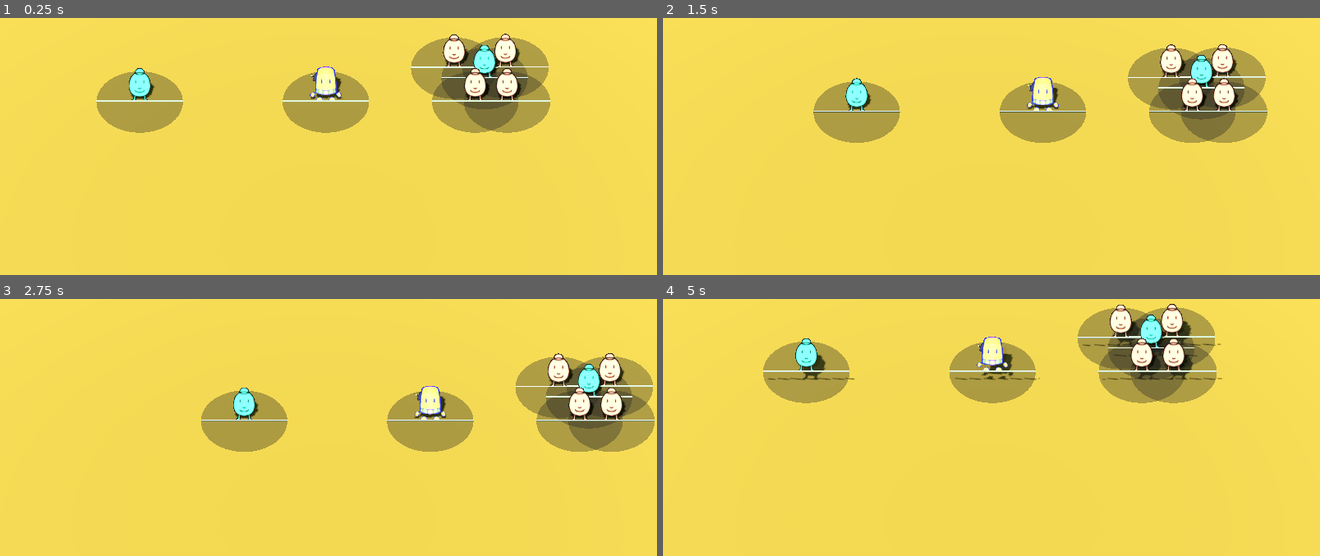
Above: before the commit, frames 1-4 (two rows, left to right).
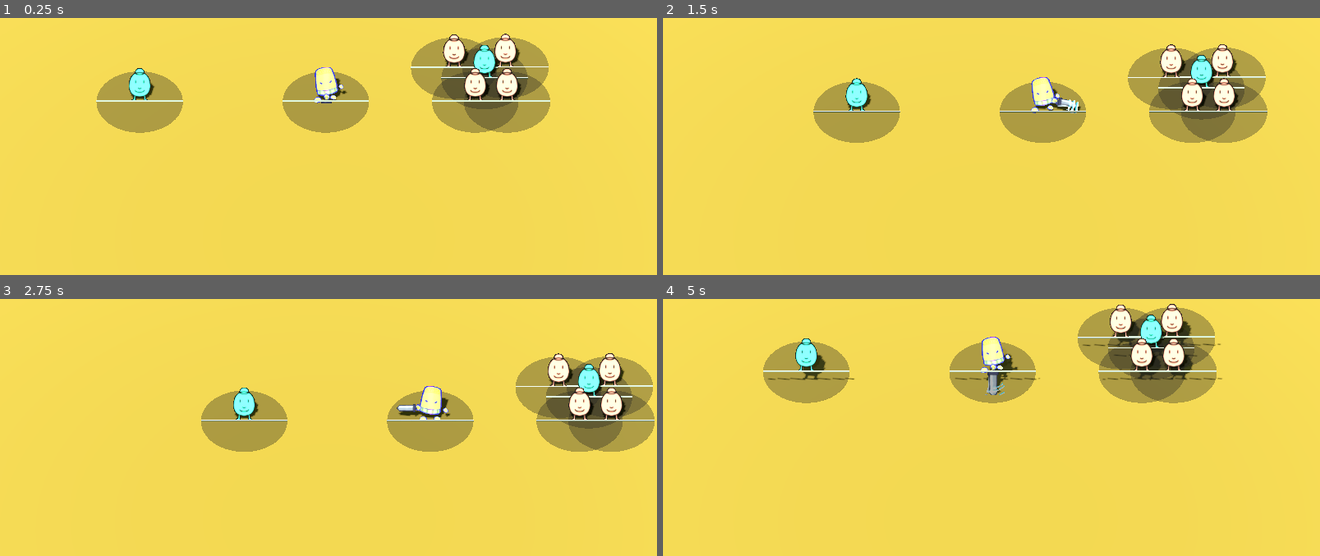
Above: after the commit, the same moments.

Repository: Rachel-Sherrick/TowerDefense
Game: Godot game, scene res://main.tscn
The game is run twice, just before and just after one commit, with the same random seed, the same clock (stepped at 60 frames per second) and the same inputs.
Inputs (mouse positions are in pixels of both pictures, inside the frame that each line leads up to):
- Up to frame 1 (0.25 s): no input
- Up to frame 2 (1.5 s): tap Enter (ui_accept) at 0.5, 0.77 s; move the mouse to (1136, 84) at 0.52 s; hold Right (ui_right) 0.53-1.28 s; click (1136, 84) at 0.67 s; move the mouse to (860, 118) at 1.27 s; hold Down (ui_down) from 1.28 s (still down)
- Up to frame 3 (2.75 s): tap Enter (ui_accept) at 1.52 s; move the mouse to (394, 306) at 2.02 s; release Down (ui_down) at 2.03 s; hold Right (ui_right) from 2.03 s (still down)
- Up to frame 4 (5 s): move the mouse to (958, 453) at 2.77 s; release Right (ui_right) at 2.78 s; hold Up (ui_up) 2.78-3.53 s; click (958, 453) at 2.92 s; tap Enter (ui_accept) at 3.02, 3.77, 4.52 s; move the mouse to (1188, 435) at 3.52 s; hold Left (ui_left) from 3.53 s (still down); move the mouse to (794, 332) at 4.27 s

The runs differ from the first frame. In frame 1, 0.3% of the frame differs, in the area x 47-53%, y 18-34%; in frame 2, 0.4%; in frame 3, 0.4%; in frame 4, 0.5%, in the area x 47-54%, y 14-38%.

Commit message:
got animation finished :)

Diff:
--- /dev/null
+++ b/towers/animated_sprite_3d.gd
@@ -0,0 +1,22 @@
+extends AnimatedSprite3D
+
+
+# Called when the node enters the scene tree for the first time.
+func _ready() -> void:
+	play("swing_south")
+	animation_position_fix()
+
+# Called every frame. 'delta' is the elapsed time since the previous frame.
+func _process(delta: float) -> void:
+	pass
+
+func _on_animation_changed() -> void:
+	animation_position_fix()
+
+func animation_position_fix() -> bool:
+	if animation == "swing_south":
+		position = Vector3(0.0, 0.4, -0.3)
+		return true
+	else:
+		position = Vector3(0.0, 0.8, -0.9)
+		return false
--- a/towers/warrior.tscn
+++ b/towers/warrior.tscn
@@ -4,10 +4,36 @@
 [ext_resource type="Script" uid="uid://cwgafh5f6iy56" path="res://towers/warrior.gd" id="2_ctqbo"]
 [ext_resource type="Texture2D" uid="uid://nj37xla1vxmg" path="res://sprites/testbert.png" id="3_ctqbo"]
 [ext_resource type="Texture2D" uid="uid://buh8w0f7d6bqm" path="res://sprites/towers/thimble/testthim.png" id="4_43db8"]
+[ext_resource type="Texture2D" uid="uid://dmeorux4oi8po" path="res://sprites/towers/thimble/swing_south/frame0000.png" id="5_e5ufa"]
+[ext_resource type="Texture2D" uid="uid://b8ohjq5ahfr47" path="res://sprites/towers/thimble/swing_south/frame0001.png" id="6_3wso4"]
+[ext_resource type="Texture2D" uid="uid://c5y1g88hbq64d" path="res://sprites/towers/thimble/swing_south/frame0002.png" id="7_4wr01"]
+[ext_resource type="Texture2D" uid="uid://daujhu1bwgu2i" path="res://sprites/towers/thimble/swing_south/frame0003.png" id="8_6csb2"]
+[ext_resource type="Texture2D" uid="uid://dyj2mnmswvdex" path="res://sprites/towers/thimble/swing_south/frame0004.png" id="9_3a2cj"]
+[ext_resource type="Texture2D" uid="uid://dqequxloblccf" path="res://sprites/towers/thimble/swing_south/frame0005.png" id="10_ce4m4"]
+[ext_resource type="Texture2D" uid="uid://fwfhb0c5nrws" path="res://sprites/towers/thimble/swing_south/frame0006.png" id="11_dwig4"]
+[ext_resource type="Texture2D" uid="uid://bxba3srxg42y1" path="res://sprites/towers/thimble/swing_south/frame0007.png" id="12_ljagw"]
+[ext_resource type="Texture2D" uid="uid://bdv1r4jy43j0k" path="res://sprites/towers/thimble/swing_south/frame0008.png" id="13_c4xwt"]
+[ext_resource type="Texture2D" uid="uid://b5wew8imms5dh" path="res://sprites/towers/thimble/swing_south/frame0009.png" id="14_a8qjh"]
+[ext_resource type="Texture2D" uid="uid://vnahs73x1qm0" path="res://sprites/towers/thimble/swing_south/frame0010.png" id="15_pudqc"]
+[ext_resource type="Texture2D" uid="uid://dxdll5iatv27o" path="res://sprites/towers/thimble/swing_south/frame0011.png" id="16_kd3x3"]
+[ext_resource type="Texture2D" uid="uid://dbdvyio0aapil" path="res://sprites/towers/thimble/swing_south/frame0012.png" id="17_h8fil"]
+[ext_resource type="Texture2D" uid="uid://bq8tea1r1l8fp" path="res://sprites/towers/thimble/swing_south/frame0013.png" id="18_h2evf"]
+[ext_resource type="Texture2D" uid="uid://8r2yijtygyi6" path="res://sprites/towers/thimble/swing_south/frame0014.png" id="19_g7w3e"]
+[ext_resource type="Texture2D" uid="uid://dbt1ugtpbqe0l" path="res://sprites/towers/thimble/swing_south/frame0015.png" id="20_buox4"]
+[ext_resource type="Texture2D" uid="uid://q1yqabx4didy" path="res://sprites/towers/thimble/swing_south/frame0016.png" id="21_w8ig0"]
+[ext_resource type="Texture2D" uid="uid://dkfmfyxr3s4y7" path="res://sprites/towers/thimble/swing_south/frame0017.png" id="22_rlcom"]
+[ext_resource type="Texture2D" uid="uid://tvdh0vb6ak1l" path="res://sprites/towers/thimble/swing_south/frame0018.png" id="23_3c305"]
+[ext_resource type="Texture2D" uid="uid://5m5c3lcbvvm8" path="res://sprites/towers/thimble/swing_south/frame0019.png" id="24_2il7x"]
+[ext_resource type="Texture2D" uid="uid://cdj44pc3fbv3g" path="res://sprites/towers/thimble/swing_south/frame0020.png" id="25_66nyw"]
+[ext_resource type="Texture2D" uid="uid://btqc1tx1mbhu3" path="res://sprites/towers/thimble/swing_south/frame0021.png" id="26_qdvcy"]
+[ext_resource type="Texture2D" uid="uid://10to7moy0o4h" path="res://sprites/towers/thimble/swing_south/frame0022.png" id="27_62ov2"]
+[ext_resource type="Texture2D" uid="uid://dal2w63asbfwq" path="res://sprites/towers/thimble/swing_south/frame0023.png" id="28_fjmhf"]
+[ext_resource type="Texture2D" uid="uid://tul75m0rd82c" path="res://sprites/towers/thimble/swing_south/frame0024.png" id="29_f0jnt"]
+[ext_resource type="Script" uid="uid://ca4ncmybk3c3v" path="res://towers/animated_sprite_3d.gd" id="30_3wso4"]
 
 [sub_resource type="CapsuleShape3D" id="CapsuleShape3D_k1sas"]
 
-[sub_resource type="SpriteFrames" id="SpriteFrames_43db8"]
+[sub_resource type="SpriteFrames" id="SpriteFrames_rh0km"]
 resource_local_to_scene = true
 animations = [{
 "frames": [{
@@ -23,8 +49,88 @@
 "texture": ExtResource("4_43db8")
 }],
 "loop": true,
-"name": &"idle_thimble",
+"name": &"idle",
 "speed": 5.0
+}, {
+"frames": [{
+"duration": 1.0,
+"texture": ExtResource("5_e5ufa")
+}, {
+"duration": 1.0,
+"texture": ExtResource("6_3wso4")
+}, {
+"duration": 1.0,
+"texture": ExtResource("7_4wr01")
+}, {
+"duration": 1.0,
+"texture": ExtResource("8_6csb2")
+}, {
+"duration": 1.0,
+"texture": ExtResource("9_3a2cj")
+}, {
+"duration": 1.0,
+"texture": ExtResource("10_ce4m4")
+}, {
+"duration": 1.0,
+"texture": ExtResource("11_dwig4")
+}, {
+"duration": 1.0,
+"texture": ExtResource("12_ljagw")
+}, {
+"duration": 1.0,
+"texture": ExtResource("13_c4xwt")
+}, {
+"duration": 1.0,
+"texture": ExtResource("14_a8qjh")
+}, {
+"duration": 1.0,
+"texture": ExtResource("15_pudqc")
+}, {
+"duration": 1.0,
+"texture": ExtResource("16_kd3x3")
+}, {
+"duration": 1.0,
+"texture": ExtResource("17_h8fil")
+}, {
+"duration": 1.0,
+"texture": ExtResource("18_h2evf")
+}, {
+"duration": 1.0,
+"texture": ExtResource("19_g7w3e")
+}, {
+"duration": 1.0,
+"texture": ExtResource("20_buox4")
+}, {
+"duration": 1.0,
+"texture": ExtResource("21_w8ig0")
+}, {
+"duration": 1.0,
+"texture": ExtResource("22_rlcom")
+}, {
+"duration": 1.0,
+"texture": ExtResource("23_3c305")
+}, {
+"duration": 1.0,
+"texture": ExtResource("24_2il7x")
+}, {
+"duration": 1.0,
+"texture": ExtResource("25_66nyw")
+}, {
+"duration": 1.0,
+"texture": ExtResource("26_qdvcy")
+}, {
+"duration": 1.0,
+"texture": ExtResource("27_62ov2")
+}, {
+"duration": 1.0,
+"texture": ExtResource("28_fjmhf")
+}, {
+"duration": 1.0,
+"texture": ExtResource("29_f0jnt")
+}],
+"loop": true,
+"name": &"swing_south",
+"speed": 48.0
 }]
 
 [node name="Warrior" unique_id=254305490 instance=ExtResource("1_yvydg")]
@@ -38,6 +144,9 @@
 
 [node name="AnimatedSprite3D" parent="." index="3" unique_id=1996147602]
 modulate = Color(1, 1, 1, 1)
-sprite_frames = SubResource("SpriteFrames_43db8")
-animation = &"idle_thimble"
-frame_progress = 0.0
+sprite_frames = SubResource("SpriteFrames_rh0km")
+animation = &"swing_south"
+frame_progress = 0.8791149
+script = ExtResource("30_3wso4")
+
+[connection signal="animation_changed" from="AnimatedSprite3D" to="AnimatedSprite3D" method="_on_animation_changed"]
Binary file added: sprites/towers/thimble/swing_south/frame0000.png
Not shown, added: sprites/towers/thimble/swing_south/frame0000.png.import
Binary file added: sprites/towers/thimble/swing_south/frame0001.png
Not shown, added: sprites/towers/thimble/swing_south/frame0001.png.import
Binary file added: sprites/towers/thimble/swing_south/frame0002.png
Not shown, added: sprites/towers/thimble/swing_south/frame0002.png.import
Binary file added: sprites/towers/thimble/swing_south/frame0003.png
Not shown, added: sprites/towers/thimble/swing_south/frame0003.png.import
Binary file added: sprites/towers/thimble/swing_south/frame0004.png
Not shown, added: sprites/towers/thimble/swing_south/frame0004.png.import
Binary file added: sprites/towers/thimble/swing_south/frame0005.png
Not shown, added: sprites/towers/thimble/swing_south/frame0005.png.import
(and 39 more such lines)
